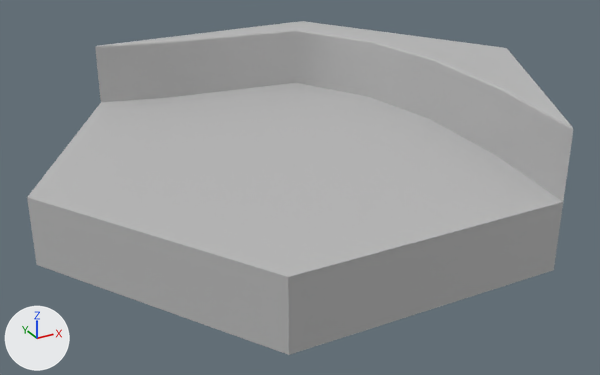
Two versions of the FBX model Ego's Precious/Assets/Models/GroundHex/hex_03_W.fbx, one commit apart.
The view is the same before and after, from a 50 mm camera at (-8.47, -15.53, 6.69) aimed at (-0.13, -0.37, -0.89). The axes (+X, +Y, +Z) are drawn at lower left. The lights are the same throughout. Where no turn or scale is listed for an object, it has been applied to the vertices.

Before the edit, the objects in view are built like this:
```python
me_mesh = bpy.data.meshes.new('Mesh')
me_mesh.from_pydata(...)  # 45 vertices, 51 faces; spans x -6.0..6.0, y -5.2..5.2, z -1.5..1.5
me_mesh.materials.append(mat_lambert1)  # grey #bcbcbc
ob_hex_03_w = bpy.data.objects.new('hex_03_W', me_mesh)
ob_hex_03_w.location = (0.0, 0.0, 0.0)
```
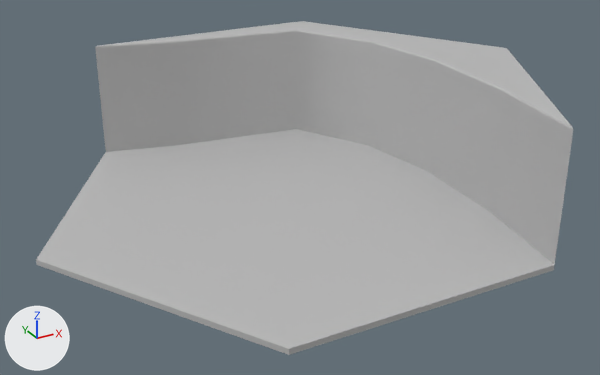
The change, as JSON lines over the scene's bpy script:
```json
{"block": "me_mesh", "where": "me_mesh.from_pydata(...)  # 45 vertices, 51 faces; spans x -6.0..6.0, y -5.2..5.2, z -1.5..1.5"}
{"block": "me_mesh", "where": "# used by ob_hex_03_w; location = (0.0, 0.0, 0.0)"}
{"block": "me_mesh", "change": "me_mesh part 1: all 9 vertices in x -6.0..3.72, y -5.2..5.2, z 0.0 are moved by (0.0, 0.0, -1.38)"}
```

Pixel boxes (x1, y1, x2, y2) of what changed, in the pictures (600 x 375 px; the box of a moved part takes in the faces that stretch with it):
```json
{"object": "hex_03_W", "change": "reshaped", "before": [27, 21, 573, 355], "after": [36, 21, 573, 355]}
{"part": 1, "of": "me_mesh", "change": "moved or reshaped", "before": [27, 81, 564, 352], "after": [36, 81, 564, 352]}
```
